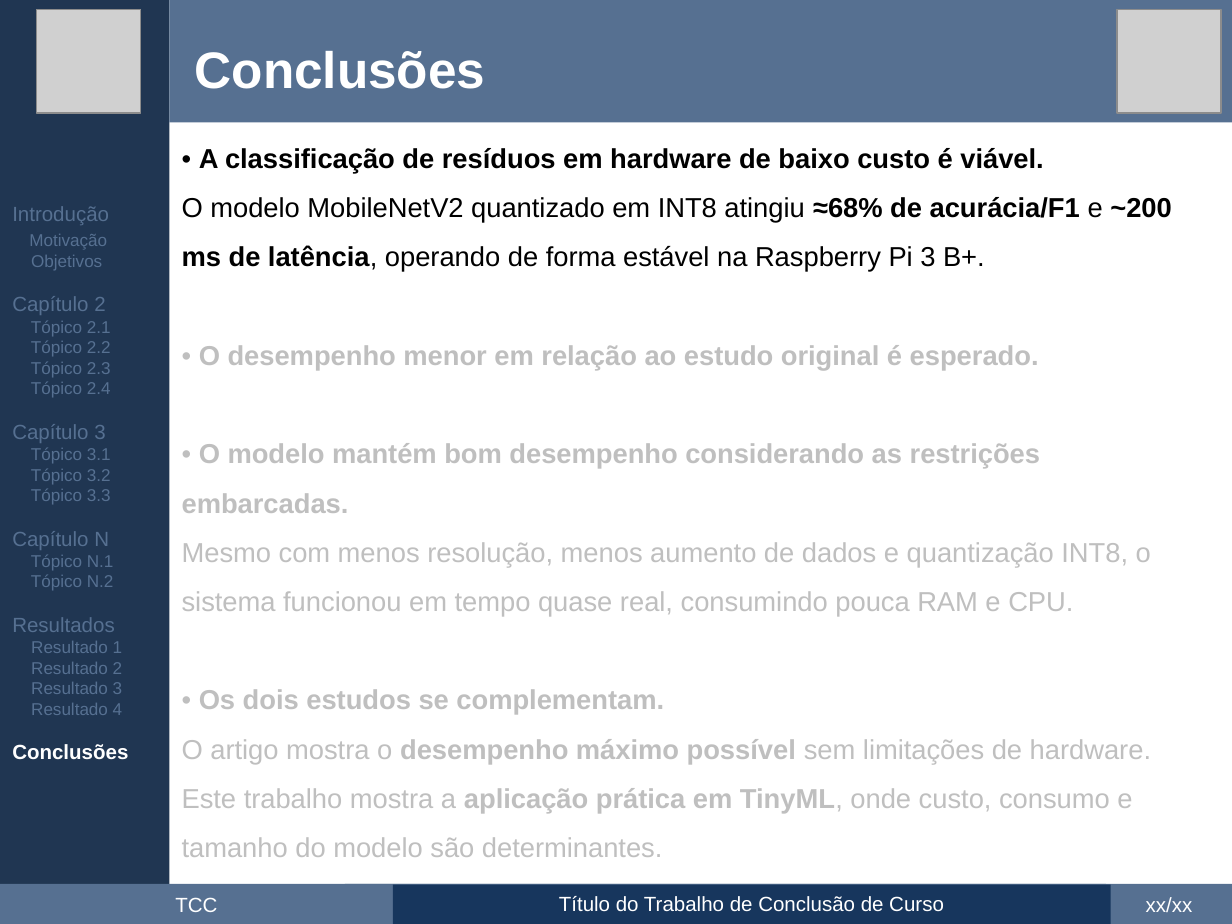
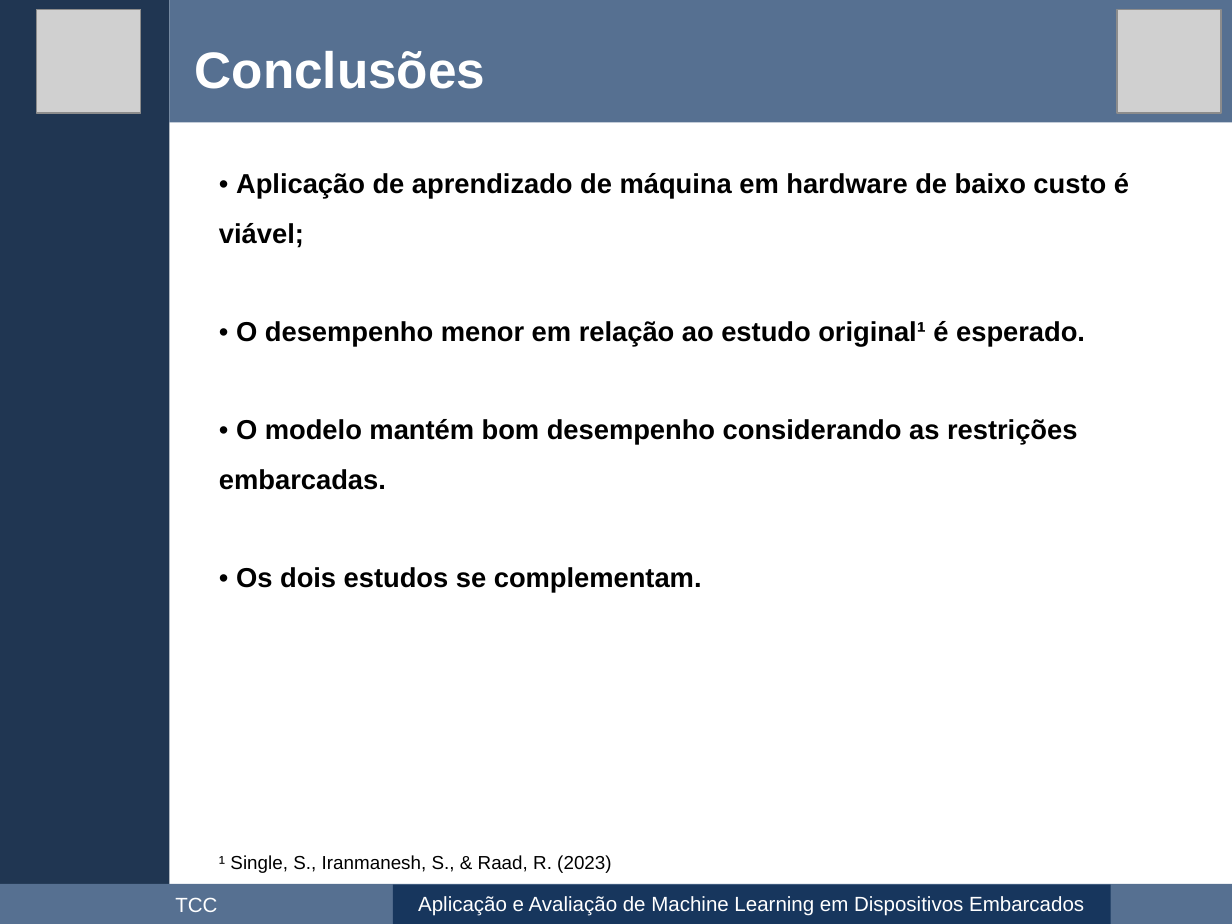
Before and after one commit to maxwellrs-dev/ai4rpi, a slide deck: slide 38 of apresentacao/apresentacao.pptx (slide 43 before the commit). Drawn at 1232x924 pixels with LibreOffice and Linux fonts; fonts in the diff are those of the drawing; grey boxes stand for pictures. Boxes give left, top, right and bottom in pixels: in the first picture for what was removed or moved away, otherwise in the second. Text is boxed around its words. In the diff, an @@ line names an element or a change of style, - is before the commit and + after.

Commit message:
feito! bora apresentar, Maxwell do futuro orgulhe-se do Maxwell do passado, ele q te botou onde tu ta e n foi fácil!

```diff
--- a/apresentacao/apresentacao.pptx
+++ b/apresentacao/apresentacao.pptx
@@ text at (219,173,1129,873): text changed; text colour #BFBFBF to #000000; bold on @@
-• A classificação de resíduos em hardware de baixo custo é viável.
-O modelo MobileNetV2 quantizado em INT8 atingiu ≈68% de acurácia/F1 e ~200 ms de latência, operando de forma estável na Raspberry Pi 3 B+.
-• O desempenho menor em relação ao estudo original é esperado.
-• O modelo mantém bom desempenho considerando as restrições embarcadas.
-Mesmo com menos resolução, menos aumento de dados e quantização INT8, o sistema funcionou em tempo quase real, consumindo pouca RAM e CPU.
-• Os dois estudos se complementam.
-O artigo mostra o desempenho máximo possível sem limitações de hardware.
-Este trabalho mostra a aplicação prática em TinyML, onde custo, consumo e tamanho do modelo são determinantes.
+• Aplicação de aprendizado de máquina em hardware de baixo custo é viável;
+• O desempenho menor em relação ao estudo original¹ é esperado.
+• O modelo mantém bom desempenho considerando as restrições embarcadas.
+• Os dois estudos se complementam.
+¹ Single, S., Iranmanesh, S., & Raad, R. (2023)
@@ text removed at (12,206,128,760) @@
-Introdução
-Motivação
-Objetivos
-Capítulo 2
-Tópico 2.1
-Tópico 2.2
-Tópico 2.3
-Tópico 2.4
-Capítulo 3
-Tópico 3.1
-Tópico 3.2
-Tópico 3.3
-Capítulo N
-Tópico N.1
-Tópico N.2
-Resultados
-Resultado 1
-Resultado 2
-Resultado 3
-Resultado 4
-Conclusões
@@ rectangle removed at (345,885,1106,924) @@
@@ text in rectangle at (418,896,1084,916): text changed @@
-Título do Trabalho de Conclusão de Curso
+Aplicação e Avaliação de Machine Learning em Dispositivos Embarcados
@@ text removed at (1146,897,1193,912) @@
-xx/xx
```
Also in this commit, not shown: 32 other slides changed, 6 slides added, 14 slides removed.
